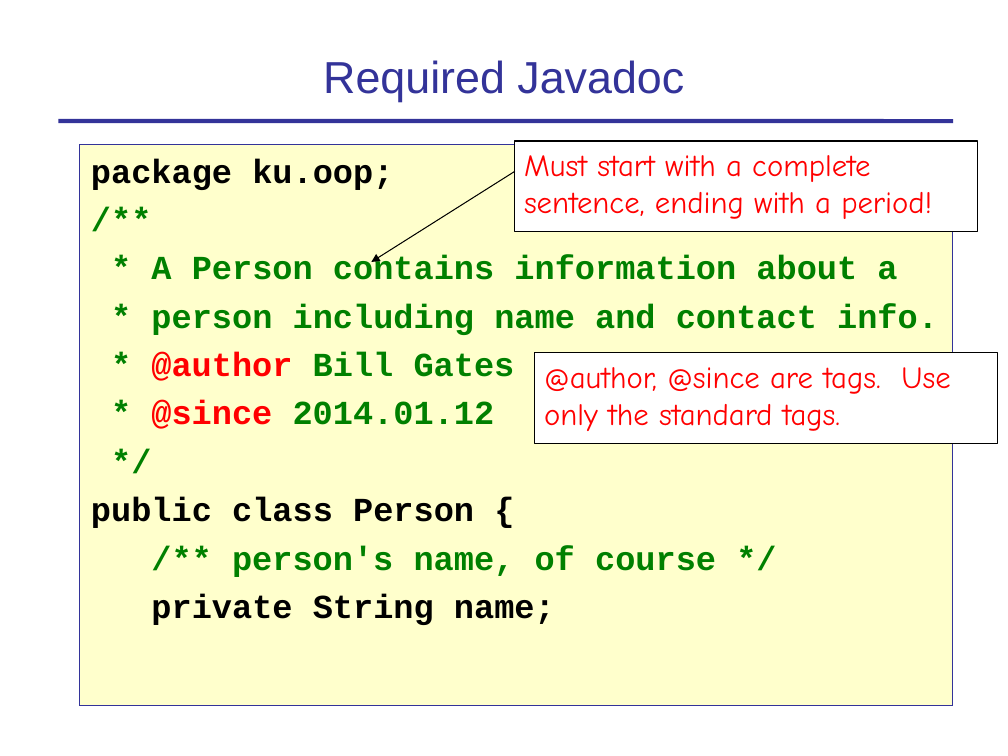
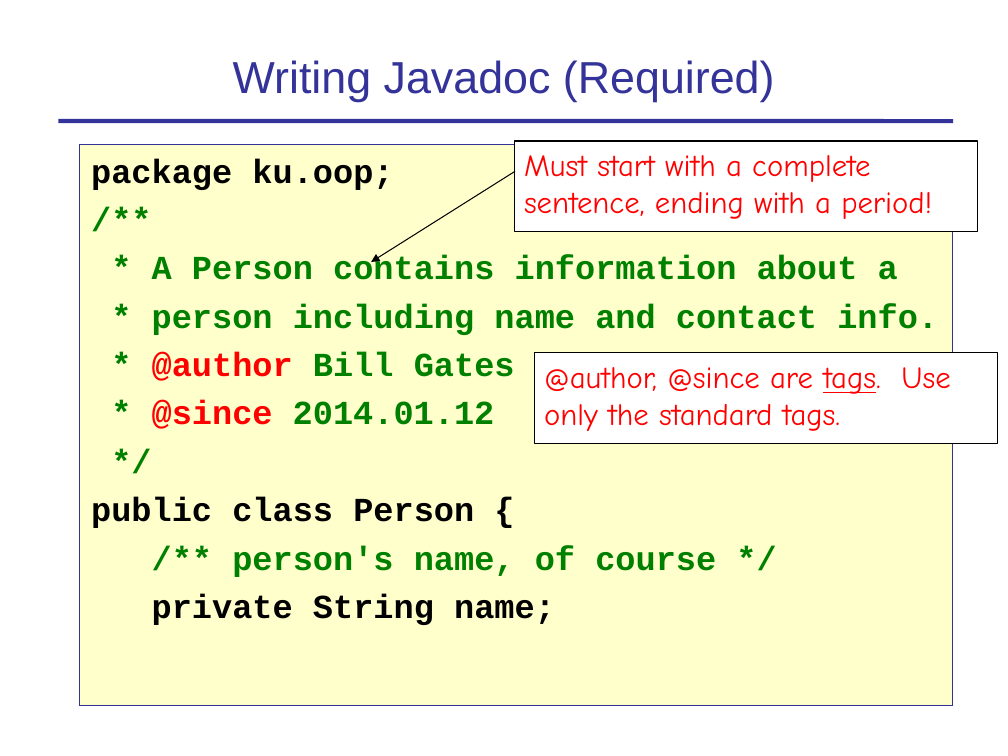
Before and after one commit to skeoop/skeoop.github.io, a slide deck: slide 5 of week1/2-Coding-Standard-and-Javadoc.ppt. Drawn at 1008x756 pixels with LibreOffice and Linux fonts; fonts in the diff are those of the drawing. Boxes give left, top, right and bottom in pixels: in the first picture for what was removed or moved away, otherwise in the second. Text is boxed around its words. In the diff, an @@ line names an element or a change of style, - is before the commit and + after.

```diff
--- a/week1/2-Coding-Standard-and-Javadoc.ppt
+++ b/week1/2-Coding-Standard-and-Javadoc.ppt
@@ title at [233,60,775,102]: text changed @@
-Required Javadoc
+Writing Javadoc (Required)
@@ rectangle "@author, @since are tags. Use ..." at [534,353,998,444]: underline on in "tags." @@
```
Also in this commit, not shown: 4 other slides changed, 6 other files.
